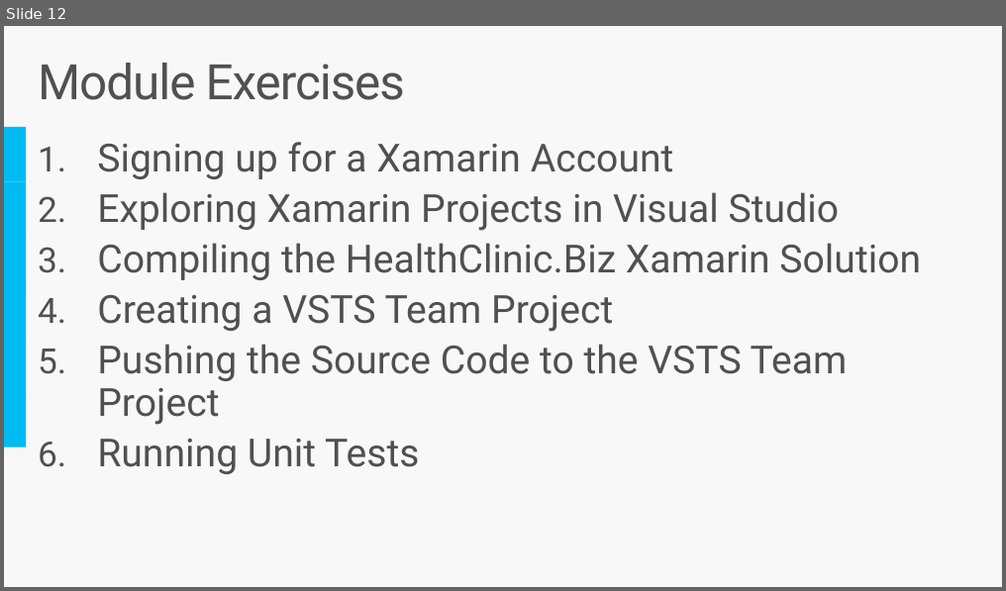
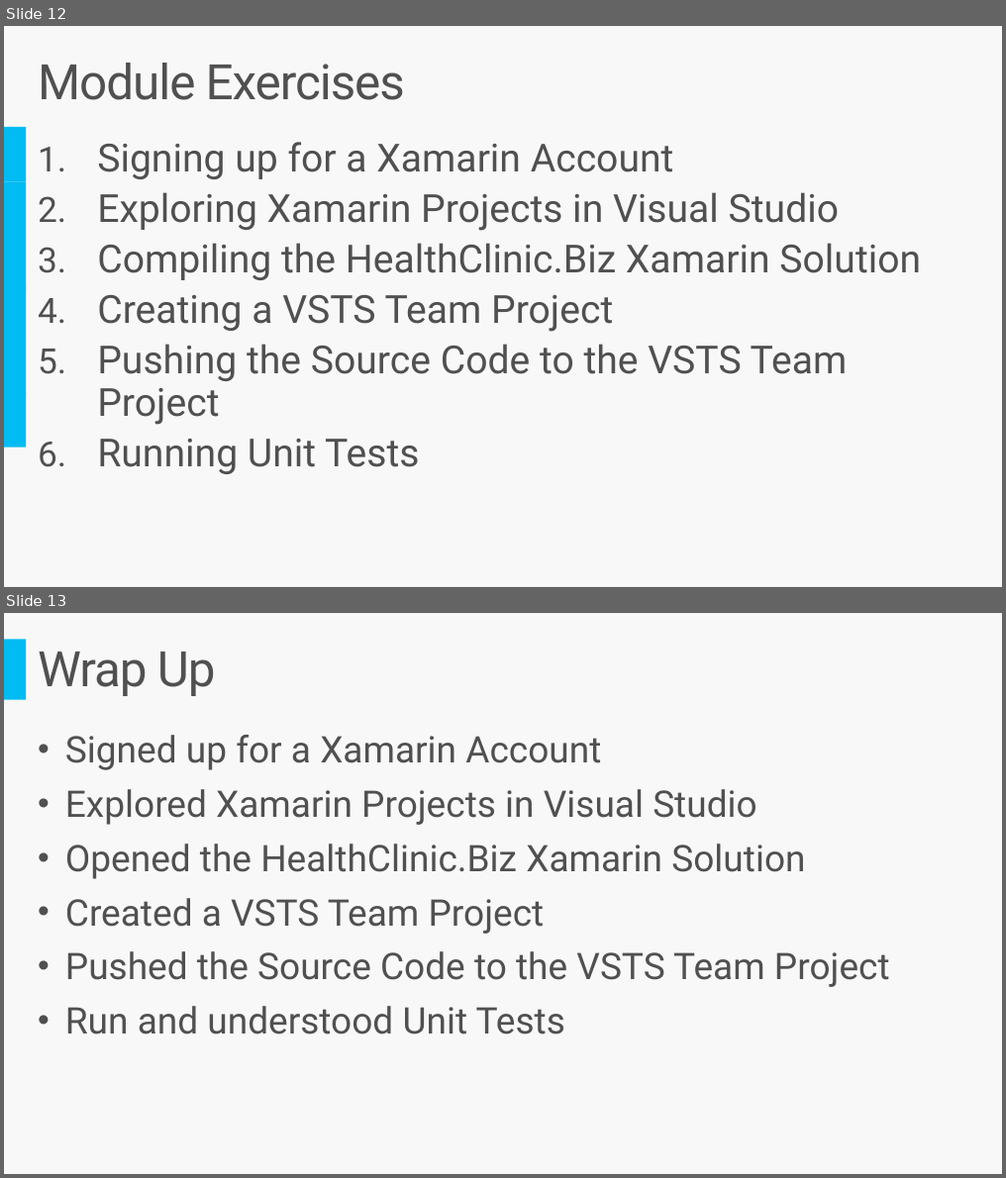
Before and after one commit to sriramdasbalaji/CodeLabs-MobileDevOps, a slide deck: Module1-Xamarin/Slides/Mobile DevOps Module 1.pptx. Shown one above the other, each under a label of ours: slide 12 before the commit, slides 12 and 13 after it. The pictures are 1006x591 and 1006x1178 pixels, drawn with LibreOffice and Linux fonts; fonts in the diff are those of the drawing. Boxes give left, top, right and bottom in pixels: in the first picture for what was removed or moved away, otherwise in the second. Text is boxed around its words. In the diff, an @@ line names an element or a change of style, - is before the commit and + after.

```diff
--- a/Module1-Xamarin/Slides/Mobile DevOps Module 1.pptx
+++ b/Module1-Xamarin/Slides/Mobile DevOps Module 1.pptx
@@ slide 13 added at box(4, 613, 1002, 1174), background #F8F8F8 @@
@@ rectangle added at box(4, 640, 26, 700), fill #00BCF2 @@
@@ title added at box(38, 652, 216, 696), 48 pt, text #505050 @@
+Wrap Up
@@ text added at box(65, 735, 890, 1035), 36 pt, text #505050 @@
+• Signed up for a Xamarin Account
+• Explored Xamarin Projects in Visual Studio
+• Opened the HealthClinic.Biz Xamarin Solution
+• Created a VSTS Team Project
+• Pushed the Source Code to the VSTS Team Project
+• Run and understood Unit Tests
```
Also in this commit, not shown: 2 slides changed, 2 other files.
